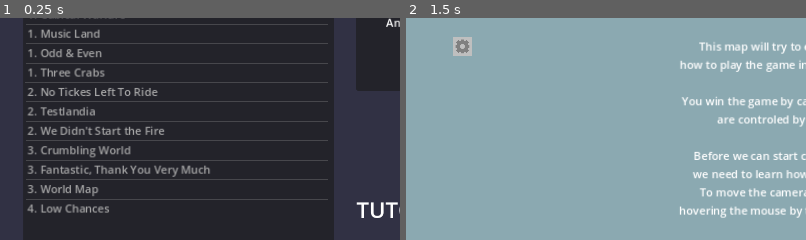
Above: before the commit, frames 1-2 (left to right).
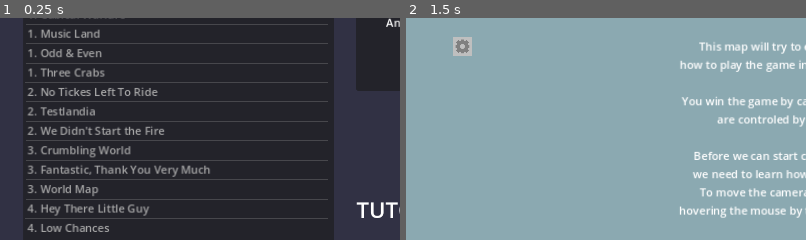
Above: after the commit, the same moments.

Repository: Tab-e-n/tabin_regions
Game: Godot game, scene res://setup_scene.tscn
Same seed, same stepped clock (60 frames per second), same inputs: the game is played once before the commit and once after it.
Inputs (mouse positions are % of the whole screen's width and height, from its top left):
- Up to frame 1 (0.25 s): no input
- Up to frame 2 (1.5 s): click (92, 85) at 0.5 s; click (92, 89) at 1.25 s
The pictures show only the part of the screen within x 0-50%, y 17-67%; the shares and areas given below are measured in that part.

The runs differ from the first frame. In frame 1, 1.3% of the frame differs, in the area x 6-82%, y 83-97%; in frame 2, nothing differs.

Commit message:
New Map Start

Diff:
--- /dev/null
+++ b/Maps/4._Hey_There_Little_Guy.tscn
@@ -0,0 +1,179 @@
+[gd_scene load_steps=6 format=3 uid="uid://c867tjlpvvn3q"]
+
+[ext_resource type="Script" path="res://RegionControl.gd" id="1_ehx8w"]
+[ext_resource type="PackedScene" uid="uid://s6v72p116y03" path="res://bg.tscn" id="2_lqgn6"]
+[ext_resource type="Script" path="res://Region.gd" id="2_nmamj"]
+
+[sub_resource type="GDScript" id="GDScript_6hb3u"]
+script/source = "extends Node
+
+
+var connections : Array = [
+	[\"Courtyard\", \"Big Guy Headquarters\"],
+	[\"Courtyard\", \"Weird Barn\"],
+	[\"Courtyard\", \"Training Ground\"],
+	[\"Training Ground\", \"Weird Barn\"],
+	[\"Training Ground\", \"Vineyard\"],
+	[\"Vinehaus\", \"Vineyard\"],
+	[\"Vinehaus\", \"Vinley Center\"],
+	[\"Vinehaus\", \"Triangle Backyard\"],
+	[\"Triangle Backyard\", \"Vinley Center\"],
+	[\"Triangle Backyard\", \"Hangout Spot\"],
+	[\"Hangout Spot\", \"Vinley Center\"],
+	[\"Vinley Center\", \"Vineyard\"],
+	[\"Vinley Center\", \"Vinley Bridge\"],
+	[\"Lil Frontyard\", \"Vinley Bridge\"],
+	[\"Lil Frontyard\", \"Lil Cottage\"],
+	[\"Lil Frontyard\", \"Vinley Center\", 1],
+	[\"Weird Barn\", \"Big Guy Headquarters\"],
+	[\"Hangout Spot\", \"Coastal Bridge\"],
+]
+
+func _ready():
+	get_parent().connections = connections.duplicate()
+	queue_free()
+"
+
+[sub_resource type="Curve" id="Curve_86o68"]
+_data = [Vector2(0, 0), 0.0, 0.0, 0, 0, Vector2(0.1, 1), 0.0, 0.0, 0, 0, Vector2(0.9, 1), 0.0, 0.0, 0, 0, Vector2(1, 0), 0.0, 0.0, 0, 0]
+point_count = 4
+
+[node name="Allies" type="Polygon2D"]
+color = Color(0.509804, 0.572549, 0.737255, 1)
+polygon = PackedVector2Array(56, -240, -160, -248, -312, -208, -488, -136, -648, 128, -616, 304, -464, 456, -472, 560, -432, 688, -296, 832, -152, 960, -16, 1088, 200, 1224, 424, 1288, 656, 1272, 856, 1176, 968, 1072, 1032, 840, 1000, 624, 920, 456, 792, 440, 656, 288, 680, 184, 744, 72, 728, 16, 520, -88, 440, -120, 256, -192)
+script = ExtResource("1_ehx8w")
+align_amount = 5
+max_user_amount = 3
+use_preset_alignments = true
+aliances_active = true
+tag = "Challenge"
+complexity = "Hard"
+lore = "You are having fun playing make-believe war with your buddies, but suddenly this rich guy \"big guy\" joins in and starts ruining your fun, so you decide to conspire against him."
+align_color = Array[Color]([Color(0.313726, 0.360784, 0.505882, 1), Color(0.862745, 0.701961, 0.588235, 1), Color(0.690196, 0.952941, 0.65098, 1), Color(0.894118, 0.643137, 0.847059, 1), Color(0.345098, 0.235294, 0.52549, 1)])
+align_names = Array[String](["", "Little Guy", "Tiny Gal", "Mini Guy", "Big Guy"])
+
+[node name="Node" type="Node" parent="."]
+script = SubResource("GDScript_6hb3u")
+
+[node name="bg" parent="." instance=ExtResource("2_lqgn6")]
+color = Color(0.313726, 0.364706, 0.537255, 1)
+
+[node name="River" type="Line2D" parent="."]
+points = PackedVector2Array(-472, -560, -480, -384, -584, -232, -632, -48, -736, 112, -712, 256, -648, 360, -512, 496, -336, 536, -176, 528, 0, 448, 96, 352, 272, 240, 336, 160, 488, 80, 616, -56, 720, -56, 800, -16, 832, 80, 776, 152, 736, 272, 784, 328, 856, 376, 944, 392, 1032, 376, 1208, 376, 1312, 264)
+width = 70.0
+width_curve = SubResource("Curve_86o68")
+default_color = Color(0.219608, 0.235294, 0.356863, 1)
+
+[node name="Big Guy Headquarters" type="Polygon2D" parent="."]
+position = Vector2(816, 552)
+polygon = PackedVector2Array(-80, -32, -120, 0, -128, 48, -96, 80, -48, 96, -16, 72, 0, 40, 16, 56, 48, 72, 88, 56, 104, 16, 88, -24, 40, -32, 8, -16, -8, -24, 8, -40, -8, -72, -48, -72, -64, -48, -56, -32)
+script = ExtResource("2_nmamj")
+alignment = 4
+is_capital = true
+
+[node name="Big\'s OP Fort" type="Polygon2D" parent="."]
+position = Vector2(-232, 400)
+offset = Vector2(-64, -32)
+polygon = PackedVector2Array(-16, 0, 8, -24, 32, 8, 56, -8, 48, -32, 88, -32, 80, -8, 112, 0, 128, -24, 144, 0, 128, 16, 128, 40, 88, 64, 32, 80, 0, 80, -16, 64, -48, 56, -40, 32, -8, 40, 0, 16)
+script = ExtResource("2_nmamj")
+alignment = 4
+is_capital = true
+
+[node name="Courtyard" type="Polygon2D" parent="."]
+position = Vector2(664, 640)
+polygon = PackedVector2Array(104, 16, 48, 0, 16, -40, 24, -88, 16, -96, -16, -64, -24, -48, -64, -8, -104, 32, -56, 72, 8, 88, 64, 64)
+script = ExtResource("2_nmamj")
+alignment = 4
+power = 0
+
+[node name="Training Ground" type="Polygon2D" parent="."]
+position = Vector2(552, 584)
+polygon = PackedVector2Array(72, 8, 0, 80, -32, 104, -72, 64, -120, 32, -80, -8, -80, -40, -48, -80, -16, -112, 0, -128, 48, -96, 40, -88, 24, -96, 0, -72, 8, -40, 32, -40, 48, -24, 40, -16, 64, 8)
+script = ExtResource("2_nmamj")
+alignment = 4
+
+[node name="Weird Barn" type="Polygon2D" parent="."]
+position = Vector2(632, 520)
+offset = Vector2(-24, -8)
+polygon = PackedVector2Array(72, 24, 32, 56, 24, 72, 8, 72, -8, 56, 0, 48, -16, 24, -40, 24, -48, 0, -32, -16, -16, -8, 16, -32, 16, -48, 32, -56, 48, -48, 48, -32, 72, 0, 96, 0, 104, 16, 88, 32)
+script = ExtResource("2_nmamj")
+alignment = 4
+power = 2
+
+[node name="Vineyard" type="Polygon2D" parent="."]
+position = Vector2(392, 560)
+polygon = PackedVector2Array(72, 8, 8, 80, -72, 0, -8, -64, 32, -104, 104, -168, 128, -192, 144, -168, 96, -128, 32, -72, -8, -32, -56, 16, -40, 32, 24, -32, 80, -88, 128, -128, 160, -152, 176, -136, 128, -96, 72, -40, 24, 8, -24, 48, -8, 64, 56, -8)
+script = ExtResource("2_nmamj")
+
+[node name="Vinehaus" type="Polygon2D" parent="."]
+position = Vector2(520, 328)
+offset = Vector2(0, -24)
+polygon = PackedVector2Array(8, 48, -32, 72, -64, 72, -80, 56, -80, 24, -48, -16, -24, -32, 8, -8, 56, 32, 88, 72, 48, 104, 24, 72)
+script = ExtResource("2_nmamj")
+power = 2
+
+[node name="Vinley Center" type="Polygon2D" parent="."]
+position = Vector2(400, 304)
+polygon = PackedVector2Array(88, 80, 0, 160, -24, 112, -72, 88, -104, 64, -128, 24, -88, 0, -48, -32, -32, -88, 8, -112, 48, -72, 112, -96, 144, -72, 64, -24, 32, 24, 32, 56, 48, 80)
+script = ExtResource("2_nmamj")
+
+[node name="Vinley Bridge" type="Polygon2D" parent="."]
+position = Vector2(200, 272)
+offset = Vector2(32, -16)
+polygon = PackedVector2Array(48, 96, 32, 64, 8, 16, -16, -24, -48, -72, -96, -32, -72, 8, -40, 56, -24, 88, 0, 120)
+script = ExtResource("2_nmamj")
+
+[node name="Coastal Bridge" type="Polygon2D" parent="."]
+position = Vector2(536, 32)
+polygon = PackedVector2Array(-32, -56, 0, -24, 32, -8, 64, 16, 40, 48, 8, 24, -32, 0, -64, -32)
+script = ExtResource("2_nmamj")
+
+[node name="Triangle Backyard" type="Polygon2D" parent="."]
+position = Vector2(600, 248)
+polygon = PackedVector2Array(0, 96, -96, 16, -32, -24, 24, -64, 64, -80, 40, -32, 24, 32)
+script = ExtResource("2_nmamj")
+
+[node name="Hangout Spot" type="Polygon2D" parent="."]
+position = Vector2(512, 160)
+polygon = PackedVector2Array(-96, 24, -64, 64, 0, 32, 40, 64, 96, 24, 48, -8, 88, -56, 48, -80, 16, -32, -24, -8)
+script = ExtResource("2_nmamj")
+
+[node name="Fisherman\'s Land" type="Polygon2D" parent="."]
+position = Vector2(656, 72)
+polygon = PackedVector2Array(-80, 80, -40, 104, 16, 80, 48, 24, 56, -8, 40, -40, 8, -56, -16, -56, -40, -32, -72, 16, -40, 32)
+script = ExtResource("2_nmamj")
+power = 2
+
+[node name="Lil Cottage" type="Polygon2D" parent="."]
+position = Vector2(208, 48)
+polygon = PackedVector2Array(-56, 24, 32, 64, 80, -24, 32, -40, -24, -64, -56, -72, -72, -16, -48, -8)
+script = ExtResource("2_nmamj")
+alignment = 1
+power = 2
+is_capital = true
+
+[node name="Lil Frontyard" type="Polygon2D" parent="."]
+position = Vector2(168, 136)
+polygon = PackedVector2Array(-16, -56, 80, -8, 96, -40, 128, -16, 88, 32, 48, 72, 16, 32, -40, 80, -72, 24, -112, -8, -128, -40, -88, -64, -72, -40, -32, -8)
+script = ExtResource("2_nmamj")
+alignment = 1
+power = 0
+
+[node name="Tiny\'s Treehouse" type="Polygon2D" parent="."]
+position = Vector2(-384, 80)
+polygon = PackedVector2Array(16, -48, -8, -56, -40, -40, -56, -16, -48, 16, -24, 40, 16, 40, 40, 16, 40, -8, 56, -16, 64, -32, 56, -48, 40, -56, 24, -56)
+script = ExtResource("2_nmamj")
+alignment = 2
+
+[node name="Mini\'s Cabin" type="Polygon2D" parent="."]
+position = Vector2(-128, -176)
+polygon = PackedVector2Array(-72, 32, -16, 64, 0, 40, 16, 48, 48, 0, 32, -8, 48, -32, 0, -64, -24, -32, -56, 8)
+script = ExtResource("2_nmamj")
+alignment = 3
+power = 2
+is_capital = true
+
+[node name="Fort Defence" type="Line2D" parent="."]
+position = Vector2(-296, 312)
+points = PackedVector2Array(-24, 128, -64, 120, -48, 80, -16, 80, -32, 56, 8, 16, 32, 48, 40, 8, 96, 8, 104, 40, 136, 16, 152, 48, 136, 80)
+default_color = Color(0.219608, 0.235294, 0.356863, 1)
--- a/Region.gd
+++ b/Region.gd
@@ -72,11 +72,11 @@
 				color = Color(col1, col2, 0.5, 1)
 
 
-func power_color(power : int, no_zero : bool):
-	if power == 0 and no_zero:
+func power_color(amount : int, no_zero : bool):
+	if amount == 0 and no_zero:
 		color = Color("703d5d")
 		return
-	var c : float = 1.0 - clampf(power, 0, region_control.render_range) / region_control.render_range
+	var c : float = 1.0 - clampf(amount, 0, region_control.render_range) / region_control.render_range
 	color = Color(c, c, c, 1)
 
 
